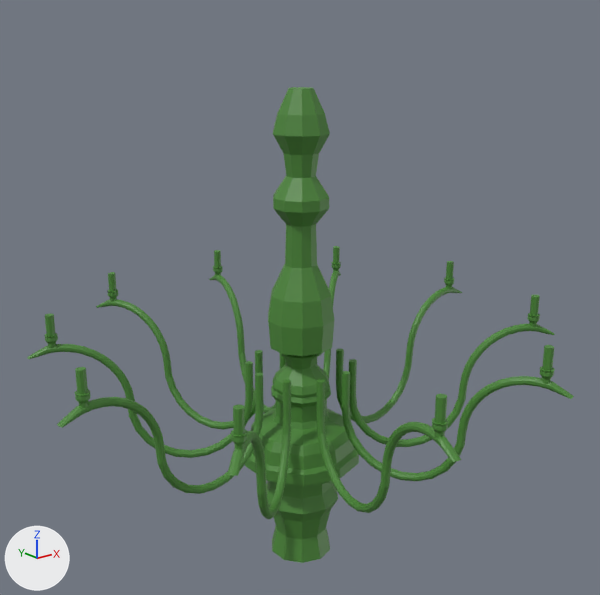
Before and after pictures for a commit that changed the FBX model Assets/Models/Chandelier/chandelier.fbx.
Before and after are seen from a camera (50 mm lens) standing at (-3.17, -3.95, 2.08) and looking at (0.01, 0.02, 0.49). Arrows for +X, +Y and +Z are at lower left; the lights stay in place. Where no turn or scale is listed for an object, it has been applied to the vertices.

Names of what the first picture shows: 'chandelier_arms_low', 'chandelier_base_low'.
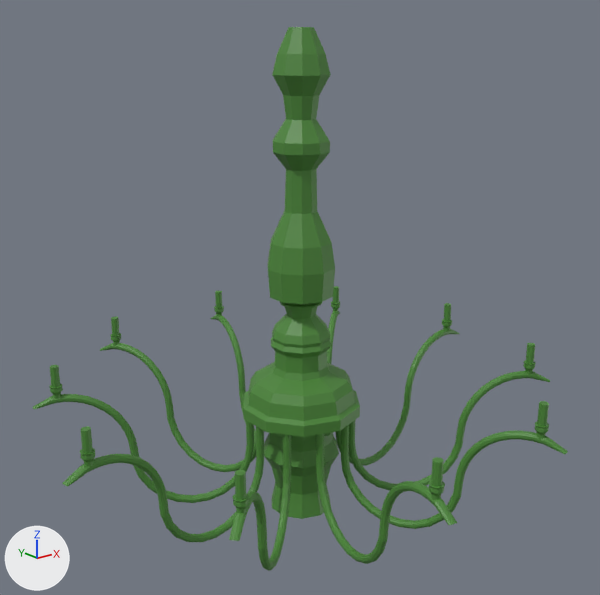
Boxes (x1, y1, x2, y2) around the edits, measured in the pictures (600 x 595 px):
'chandelier_arms_low', moved
    before: (27, 246, 574, 519)
    after: (33, 286, 568, 571)
'chandelier_base_low', moved
    before: (245, 87, 359, 563)
    after: (243, 27, 360, 519)

The change, as a diff of the scene's bpy script:
```diff
--- a/Assets/Models/Chandelier/chandelier.fbx.py
+++ b/Assets/Models/Chandelier/chandelier.fbx.py
@@ ob_chandelier_arms_low @@
 ob_chandelier_arms_low = bpy.data.objects.new('chandelier_arms_low', me_cylinder_002)
-ob_chandelier_arms_low.location = (0.0, 0.0, 0.0)
+ob_chandelier_arms_low.location = (0.0, 0.0, -0.341)
@@ ob_chandelier_base_low @@
 ob_chandelier_base_low = bpy.data.objects.new('chandelier_base_low', me_cylinder)
-ob_chandelier_base_low.location = (0.0, 0.0, 0.0)
+ob_chandelier_base_low.location = (0.0, 0.0, 0.341)
```
